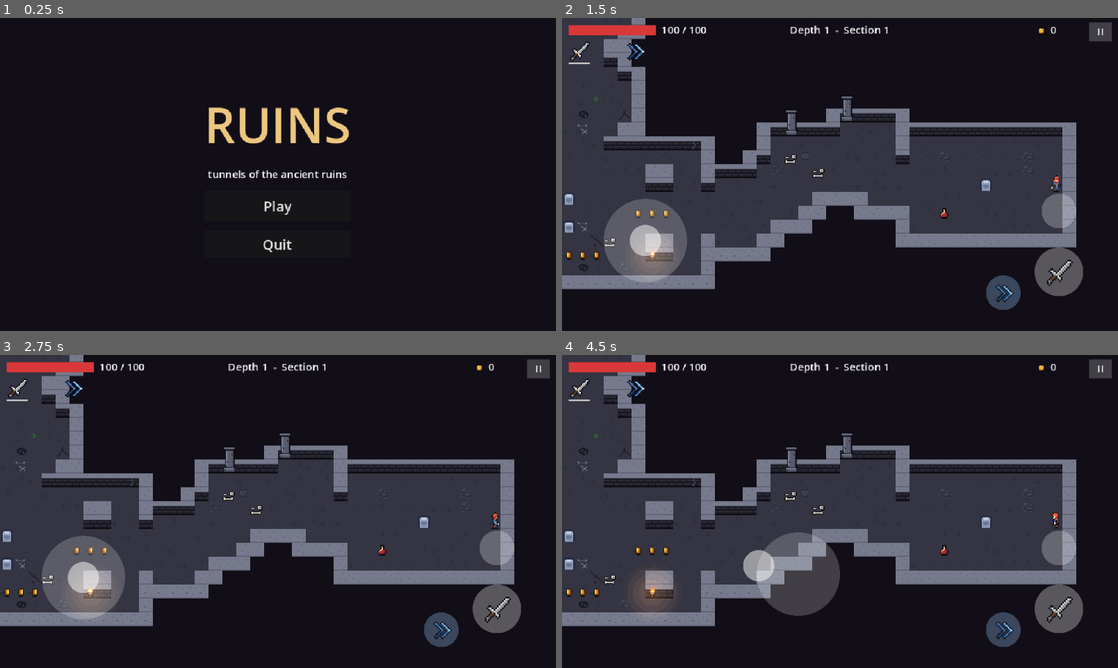
Above: before the commit, frames 1-4 (two rows, left to right).
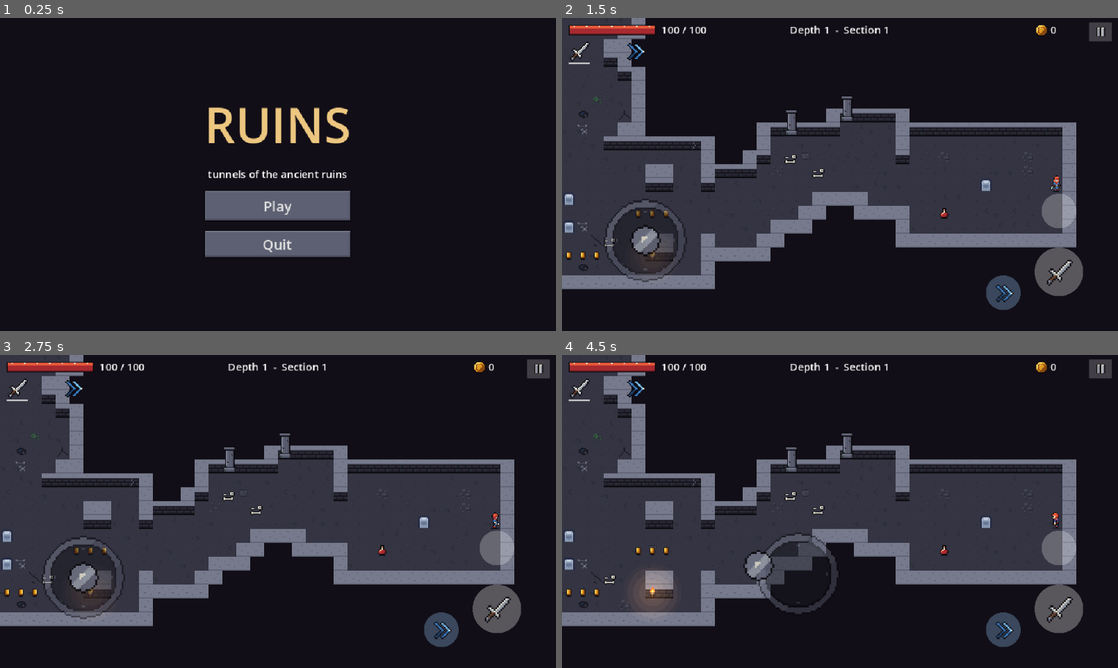
Above: after the commit, the same moments.

Repository: arturan2101/diplome_game
Game: Godot game, scene res://ui/main_menu.tscn
Two runs of this game, one before a commit and one after it. Both use one fixed random seed, a clock stepped at 60 frames per second and the inputs below.
Inputs (mouse positions are in pixels of both pictures, inside the frame that each line leads up to):
- Up to frame 1 (0.25 s): no input
- Up to frame 2 (1.5 s): click "Play" at 0.5 s; click "Start run" at 1.25 s
- Up to frame 3 (2.75 s): tap Enter (ui_accept) at 2, 2.27 s; move the mouse to (400, 495) at 2.02 s; hold D (move_right) from 2.03 s (still down); hold J (attack) from 2.03 s (still down); click (400, 495) at 2.17 s
- Up to frame 4 (4.5 s): release D (move_right) at 2.75 s; release J (attack) at 2.75 s; drag from (728, 527) to (945, 549) at 2.77 s; move the mouse to (895, 442) at 3.52 s; hold D (move_right) 3.53-4.25 s; tap U (spell_1) at 3.6 s; drag from (812, 574) to (650, 549) at 4.27 s

The runs differ from the first frame. In frame 1, 4.6% of the frame differs, in the area x 36-63%, y 55-77%; in frame 2, 3.3%; in frame 3, 3.3%; in frame 4, 3.4%.

Commit message:
Stage 30 (part 4): HUD and menus in art, animated elite archer
- Joystick base and knob pictures (TouchJoystick.base_texture, knob_texture).
- HP bar frame and fill (9-slice), coin, pause and take icons.
- ui/ruins_ui_theme.tres as the project's default theme: buttons (normal,
  hover, pressed, disabled) and panels from button.png and panel.png.
- The triple-shot archer uses archer_elite_frames.tres.

Co-Authored-By: Claude Opus 5.5 <noreply@anthropic.com>

Diff:
--- a/actors/enemies/archer_triple.tres
+++ b/actors/enemies/archer_triple.tres
@@ -1,8 +1,9 @@
-[gd_resource type="Resource" script_class="EnemyData" load_steps=4 format=3]
+[gd_resource type="Resource" script_class="EnemyData" load_steps=5 format=3]
 
 [ext_resource type="Script" path="res://actors/enemies/enemy_data.gd" id="1"]
 [ext_resource type="Texture2D" path="res://assets/art/enemies/archer_elite.png" id="2"]
 [ext_resource type="Resource" path="res://actors/enemies/archer_triple_bow.tres" id="3"]
+[ext_resource type="SpriteFrames" path="res://assets/art/enemies/archer_elite_frames.tres" id="4"]
 
 [resource]
 script = ExtResource("1")
@@ -22,3 +23,4 @@
 retreat_cooldown = 2.0
 is_elite = true
 min_depth = 1
+sprite_frames = ExtResource("4")
--- a/project.godot
+++ b/project.godot
@@ -22,6 +22,10 @@
 GameManager="*uid://bot42q4nhdt28"
 Telemetry="*res://autoload/telemetry.gd"
 Playtest="*res://autoload/playtest.gd"
+
+[gui]
+
+theme/custom="res://ui/ruins_ui_theme.tres"
 
 [display]
 
--- a/ui/hud.tscn
+++ b/ui/hud.tscn
@@ -1,9 +1,13 @@
-[gd_scene load_steps=11 format=3]
+[gd_scene load_steps=15 format=3]
 
 [ext_resource type="Script" path="res://ui/hud.gd" id="1"]
 [ext_resource type="Script" path="res://ui/touch_joystick.gd" id="2"]
 [ext_resource type="Script" path="res://actors/placeholder_shape.gd" id="3"]
-[ext_resource type="Texture2D" path="res://assets/sprites/coin.tres" id="4"]
+[ext_resource type="Texture2D" path="res://assets/art/ui/icon_coin.png" id="4"]
+[ext_resource type="Texture2D" path="res://assets/art/ui/hp_bar_frame.png" id="hp_frame_tex"]
+[ext_resource type="Texture2D" path="res://assets/art/ui/hp_bar_fill.png" id="hp_fill_tex"]
+[ext_resource type="Texture2D" path="res://assets/art/ui/icon_pause.png" id="pause_icon"]
+[ext_resource type="Texture2D" path="res://assets/art/ui/icon_take.png" id="take_icon"]
 
 [sub_resource type="CircleShape2D" id="attack_shape"]
 radius = 28.0
@@ -14,11 +18,19 @@
 [sub_resource type="RectangleShape2D" id="pause_shape"]
 size = Vector2(32, 28)
 
-[sub_resource type="StyleBoxFlat" id="hp_fill"]
-bg_color = Color(0.85, 0.22, 0.22, 1)
-
-[sub_resource type="StyleBoxFlat" id="hp_back"]
-bg_color = Color(0.1, 0.08, 0.12, 0.85)
+[sub_resource type="StyleBoxTexture" id="hp_fill"]
+texture = ExtResource("hp_fill_tex")
+texture_margin_left = 2.0
+texture_margin_top = 2.0
+texture_margin_right = 2.0
+texture_margin_bottom = 2.0
+
+[sub_resource type="StyleBoxTexture" id="hp_back"]
+texture = ExtResource("hp_frame_tex")
+texture_margin_left = 2.0
+texture_margin_top = 2.0
+texture_margin_right = 2.0
+texture_margin_bottom = 2.0
 
 [sub_resource type="StyleBoxFlat" id="boss_fill"]
 bg_color = Color(0.75, 0.35, 0.95, 1)
@@ -114,15 +126,9 @@
 size = Vector2(26, 22)
 color = Color(1, 1, 1, 0.2)
 
-[node name="Label" type="Label" parent="PauseButton"]
-offset_left = -13.0
-offset_top = -11.0
-offset_right = 13.0
-offset_bottom = 11.0
-theme_override_font_sizes/font_size = 12
-text = "II"
-horizontal_alignment = 1
-vertical_alignment = 1
+[node name="Icon" type="Sprite2D" parent="PauseButton"]
+modulate = Color(1, 1, 1, 0.85)
+texture = ExtResource("pause_icon")
 
 [node name="TakeButton" type="TouchScreenButton" parent="."]
 position = Vector2(508, 246)
@@ -135,15 +141,9 @@
 size = Vector2(40, 40)
 color = Color(1, 0.85, 0.4, 0.45)
 
-[node name="Label" type="Label" parent="TakeButton"]
-offset_left = -20.0
-offset_top = -9.0
-offset_right = 20.0
-offset_bottom = 9.0
-theme_override_font_sizes/font_size = 10
-text = "Take"
-horizontal_alignment = 1
-vertical_alignment = 1
+[node name="Icon" type="Sprite2D" parent="TakeButton"]
+texture = ExtResource("take_icon")
+scale = Vector2(1.5, 1.5)
 
 [node name="Spell1Button" type="TouchScreenButton" parent="."]
 position = Vector2(508, 176)
--- /dev/null
+++ b/ui/ruins_ui_theme.tres
@@ -0,0 +1,78 @@
+[gd_resource type="Theme" load_steps=9 format=3]
+
+[ext_resource type="Texture2D" path="res://assets/art/ui/button.png" id="1"]
+[ext_resource type="Texture2D" path="res://assets/art/ui/panel.png" id="2"]
+
+[sub_resource type="AtlasTexture" id="button_up"]
+atlas = ExtResource("1")
+region = Rect2(0, 0, 16, 16)
+
+[sub_resource type="AtlasTexture" id="button_down"]
+atlas = ExtResource("1")
+region = Rect2(16, 0, 16, 16)
+
+[sub_resource type="StyleBoxTexture" id="normal"]
+texture = SubResource("button_up")
+texture_margin_left = 4.0
+texture_margin_top = 4.0
+texture_margin_right = 4.0
+texture_margin_bottom = 4.0
+content_margin_left = 8.0
+content_margin_top = 4.0
+content_margin_right = 8.0
+content_margin_bottom = 4.0
+
+[sub_resource type="StyleBoxTexture" id="hover"]
+texture = SubResource("button_up")
+texture_margin_left = 4.0
+texture_margin_top = 4.0
+texture_margin_right = 4.0
+texture_margin_bottom = 4.0
+content_margin_left = 8.0
+content_margin_top = 4.0
+content_margin_right = 8.0
+content_margin_bottom = 4.0
+modulate_color = Color(1.2, 1.2, 1.25, 1)
+
+[sub_resource type="StyleBoxTexture" id="pressed"]
+texture = SubResource("button_down")
+texture_margin_left = 4.0
+texture_margin_top = 4.0
+texture_margin_right = 4.0
+texture_margin_bottom = 4.0
+content_margin_left = 8.0
+content_margin_top = 5.0
+content_margin_right = 8.0
+content_margin_bottom = 3.0
+
+[sub_resource type="StyleBoxTexture" id="disabled"]
+texture = SubResource("button_up")
+texture_margin_left = 4.0
+texture_margin_top = 4.0
+texture_margin_right = 4.0
+texture_margin_bottom = 4.0
+content_margin_left = 8.0
+content_margin_top = 4.0
+content_margin_right = 8.0
+content_margin_bottom = 4.0
+modulate_color = Color(0.55, 0.55, 0.6, 1)
+
+[sub_resource type="StyleBoxTexture" id="panel"]
+texture = ExtResource("2")
+texture_margin_left = 4.0
+texture_margin_top = 4.0
+texture_margin_right = 4.0
+texture_margin_bottom = 4.0
+content_margin_left = 10.0
+content_margin_top = 8.0
+content_margin_right = 10.0
+content_margin_bottom = 8.0
+
+[resource]
+Button/styles/normal = SubResource("normal")
+Button/styles/hover = SubResource("hover")
+Button/styles/pressed = SubResource("pressed")
+Button/styles/disabled = SubResource("disabled")
+Button/styles/focus = SubResource("hover")
+PanelContainer/styles/panel = SubResource("panel")
+Panel/styles/panel = SubResource("panel")
--- a/ui/touch_joystick.gd
+++ b/ui/touch_joystick.gd
@@ -15,6 +15,10 @@
 @export var rest_position: Vector2 = Vector2(96.0, 256.0)
 @export var base_color: Color = Color(1.0, 1.0, 1.0, 0.2)
 @export var knob_color: Color = Color(1.0, 1.0, 1.0, 0.5)
+## Pictures of the base (stretched to the radius) and the knob; null = plain circles.
+## base_color and knob_color tint them (their alpha keeps the joystick see-through).
+@export var base_texture: Texture2D = preload("res://assets/art/ui/joystick.png")
+@export var knob_texture: Texture2D = preload("res://assets/art/ui/joystick_knob.png")
 
 ## Index of the finger that controls the joystick, -1 when not touched.
 ## Following one finger lets other fingers press buttons at the same time.
@@ -46,8 +50,17 @@
 
 
 func _draw() -> void:
-	draw_circle(_base_center, radius, base_color)
-	draw_circle(_base_center + _knob_offset, knob_radius, knob_color)
+	if base_texture != null:
+		draw_texture_rect(base_texture, Rect2(_base_center - Vector2(radius, radius), Vector2(radius, radius) * 2.0), false,
+				Color(1.0, 1.0, 1.0, base_color.a * 2.5))
+	else:
+		draw_circle(_base_center, radius, base_color)
+	var knob: Vector2 = _base_center + _knob_offset
+	if knob_texture != null:
+		draw_texture_rect(knob_texture, Rect2(knob - Vector2(knob_radius, knob_radius), Vector2(knob_radius, knob_radius) * 2.0), false,
+				Color(1.0, 1.0, 1.0, knob_color.a * 1.6))
+	else:
+		draw_circle(knob, knob_radius, knob_color)
 
 
 func _on_touch(event: InputEventScreenTouch) -> void:
Not shown, added: tests/manual/world_art_preview.gd.uid
